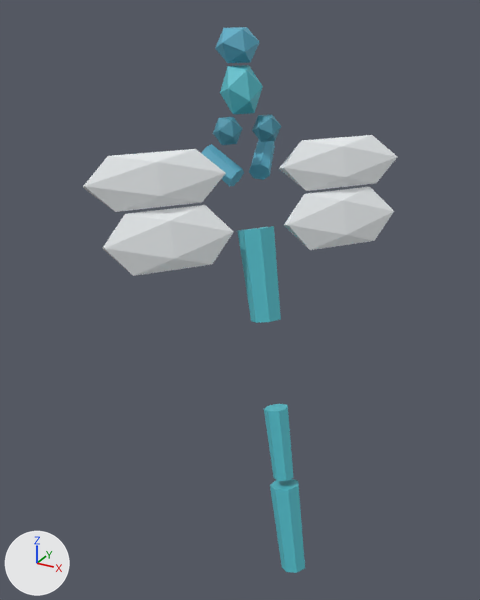
What one commit did to the glTF model public/studio/v2.15.0/d_dragonfly/model.glb.
One viewpoint serves both versions: a 50 mm camera at (11.8, -22.0, 7.4) aimed at (0.0, -0.6, -3.3). Arrows for +X, +Y and +Z are at lower left; the lights stay in place. The picture after the commit comes second. Where no turn or scale is listed for an object, it has been applied to the vertices.

Before the edit, the objects in view are built like this:
```python
me_geometry_1 = bpy.data.meshes.new('geometry_1')
me_geometry_1.from_pydata(...)  # 16 vertices, 28 faces; spans x 2.53..4.35, y -3.56..-1.86, z -13.49..-9.83
me_geometry_1.materials.append(mat_defaultmaterial_001)
me_geometry_11 = bpy.data.meshes.new('geometry_11')
me_geometry_11.from_pydata(...)  # 16 vertices, 28 faces; spans x -0.43..0.7, y 0.15..1.89, z 1.3..2.78
me_geometry_11.materials.append(mat_defaultmaterial_011)
me_geometry_3 = bpy.data.meshes.new('geometry_3')
me_geometry_3.from_pydata(...)  # 12 vertices, 20 faces; spans x -1.22..0.27, y -0.41..1.17, z 3.78..5.43
me_geometry_3.materials.append(mat_defaultmaterial_003)
me_geometry_4 = bpy.data.meshes.new('geometry_4')
me_geometry_4.from_pydata(...)  # 12 vertices, 20 faces; spans x -1.51..-0.03, y -0.19..1.41, z 5.53..6.71
me_geometry_4.materials.append(mat_defaultmaterial_004)
ob_part1 = bpy.data.objects.new('part1', me_geometry_1)
ob_part1.location = (0.0, 0.0, 0.0)
ob_part11 = bpy.data.objects.new('part11', me_geometry_11)
ob_part11.location = (0.0, 0.0, 0.0)
ob_part3 = bpy.data.objects.new('part3', me_geometry_3)
ob_part3.location = (0.0, 0.0, 0.0)
ob_part4 = bpy.data.objects.new('part4', me_geometry_4)
ob_part4.location = (0.0, 0.0, 0.0)
# also in view: 'part2' at (2.6, -2.1, -8.3); 'part10' at (-1.3, -3.4, -0.2); 'part8' at (-1.9, -3.2, 1.8); 'part7' at (2.7, 2.6, 1.8); 'part0' at (1.1, -0.8, -1.9)
```
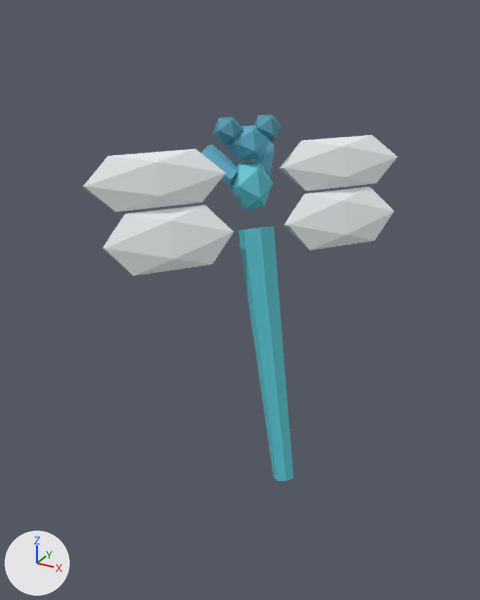
Changed parts and their boxes (x1, y1, x2, y2) in the pictures (480 x 600 px):
'part1', moved: before (270, 479, 305, 573); after (251, 319, 288, 411)
'part3', moved: before (220, 65, 263, 114); after (231, 161, 273, 210)
'part4', moved: before (215, 27, 260, 63); after (226, 125, 270, 161)

The change in detail:
me_geometry_1 is used by ob_part1; location (0.0, 0.0, 0.0).
me_geometry_1 had 16 vertices, 28 faces and spanned x 2.53..4.35, y -3.56..-1.86, z -13.49..-9.83.
me_geometry_1 now has 16 vertices, 28 faces and spans x 0.99..2.81, y -2.33..-0.64, z -7.12..-3.45.
me_geometry_1 part 1: the whole mesh is moved by (-1.54, 1.23, 6.38).
me_geometry_3 is used by ob_part3; location (0.0, 0.0, 0.0).
me_geometry_3 had 12 vertices, 20 faces and spanned x -1.22..0.27, y -0.41..1.17, z 3.78..5.43.
me_geometry_3 now has 12 vertices, 20 faces and spans x -0.41..1.07, y -1.05..0.53, z 0.45..2.1.
me_geometry_3 part 2: the whole mesh is moved by (0.81, -0.64, -3.33).
me_geometry_4 is used by ob_part4; location (0.0, 0.0, 0.0).
me_geometry_4 had 12 vertices, 20 faces and spanned x -1.51..-0.03, y -0.19..1.41, z 5.53..6.71.
me_geometry_4 now has 12 vertices, 20 faces and spans x -0.73..0.75, y -0.8..0.79, z 2.19..3.37.
me_geometry_4 part 3: the whole mesh is moved by (0.78, -0.62, -3.34).
